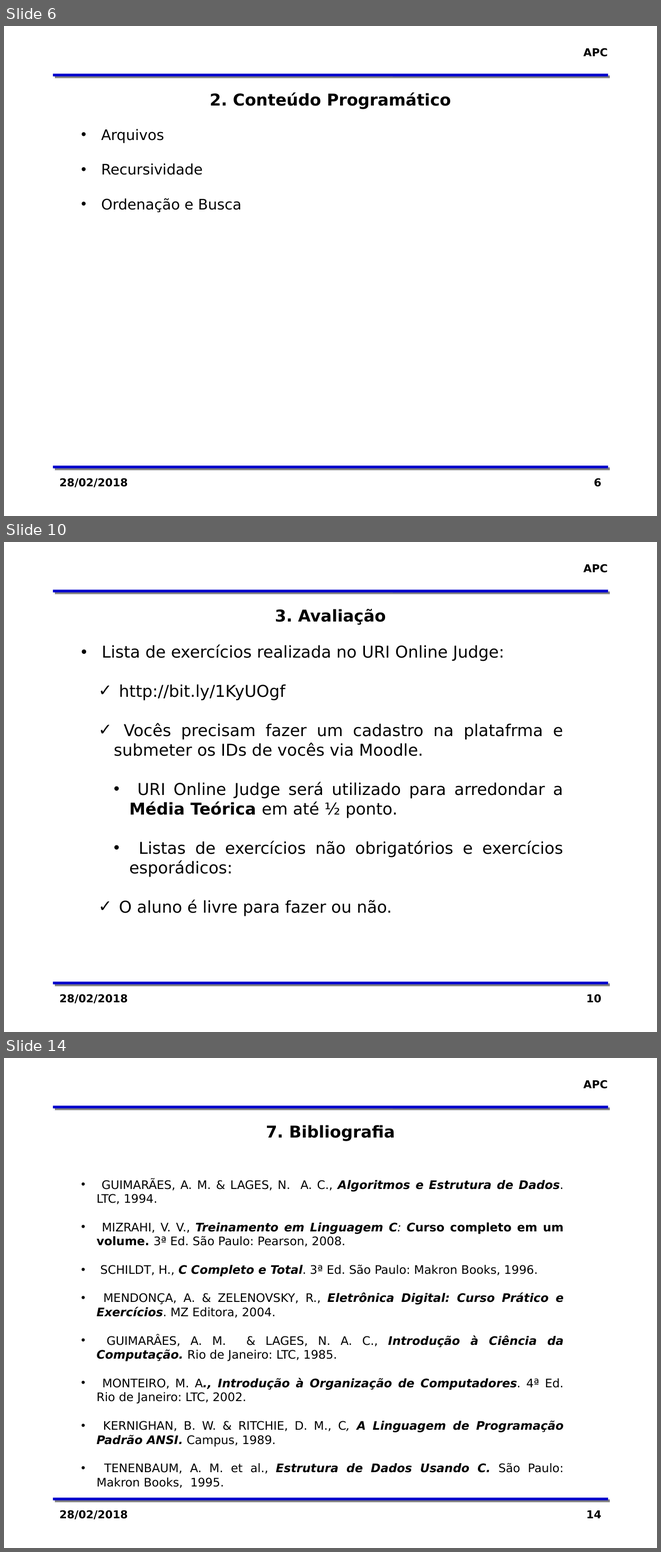
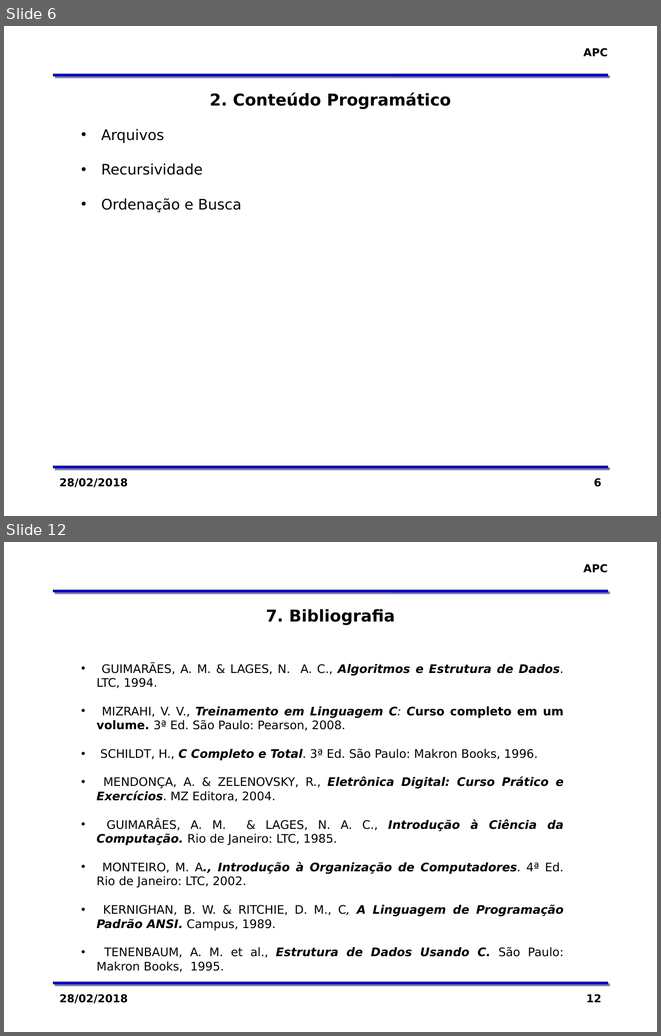
Before and after one commit to zaghetto/Algoritmos, a slide deck: MÓDULOS DE AULA/Módulo 00 - Apresentação da Disciplina_GERAL.pptx. Shown one above the other, each under a label of ours: slides 6, 10 and 14 before the commit, slides 6 and 12 after it; the slides between them are not shown. The pictures are 661x1552 and 661x1036 pixels, drawn with LibreOffice and Linux fonts; fonts in the diff are those of the drawing; background and template pictures are left out. Boxes give left, top, right and bottom in pixels: in the first picture for what was removed or moved away, otherwise in the second. Text is boxed around its words. In the diff, an @@ line names an element or a change of style, - is before the commit and + after.

```diff
--- a/MÓDULOS DE AULA/Módulo 00 - Apresentação da Disciplina_GERAL.pptx
+++ b/MÓDULOS DE AULA/Módulo 00 - Apresentação da Disciplina_GERAL.pptx
@@ slide 10 removed at [4, 542, 657, 1032], background #FFFFFF; not listed: 3 template elements that a slide beside it also shows @@
@@ text removed at [275, 609, 386, 625] @@
-3. Avaliação
@@ text removed at [102, 644, 563, 916] @@
-• Lista de exercícios realizada no URI Online Judge:
-  ✓ http://bit.ly/1KyUOgf
-  ✓ Vocês precisam fazer um cadastro na platafrma e submeter os IDs de vocês via Moodle.
-• URI Online Judge será utilizado para arredondar a Média Teórica em até ½ ponto.
-• Listas de exercícios não obrigatórios e exercícios esporádicos:
-  ✓ O aluno é livre para fazer ou não.
@@ text removed at [60, 994, 128, 1003] @@
-28/02/2018
@@ page number removed at [586, 994, 601, 1003] @@
-10
@@ what was slide 14 is now slide 12 @@
@@ page number at [586, 994, 601, 1002]: text changed @@
-14
+12
```
Also in this commit, not shown: 7 slides changed, 1 other slide removed.
